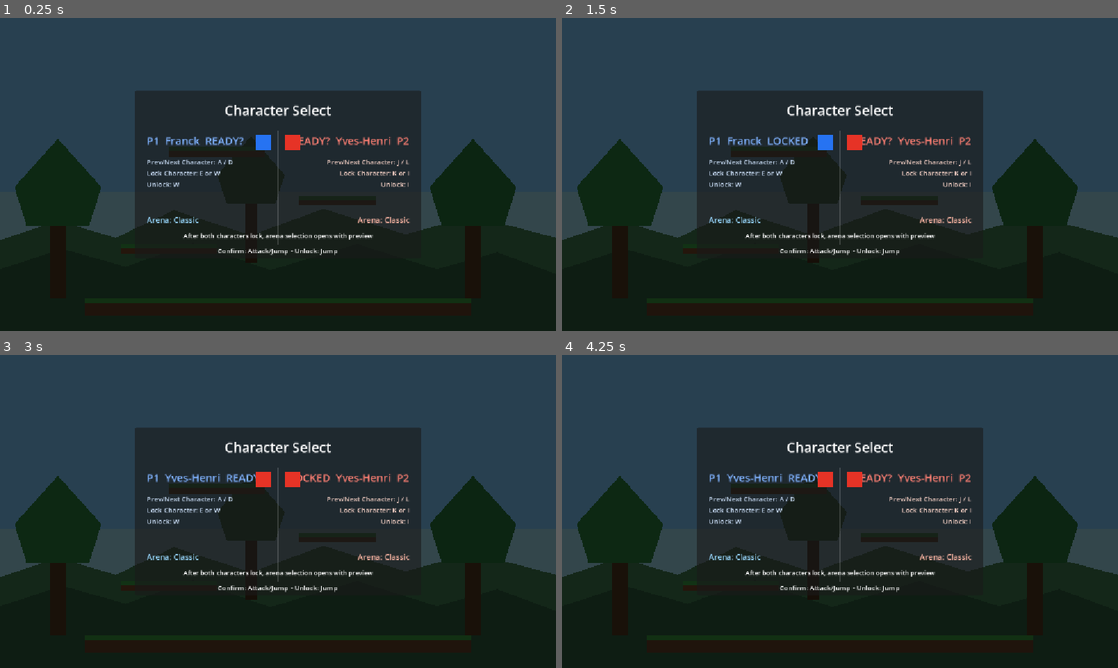
Above: before the commit, frames 1-4 (two rows, left to right).
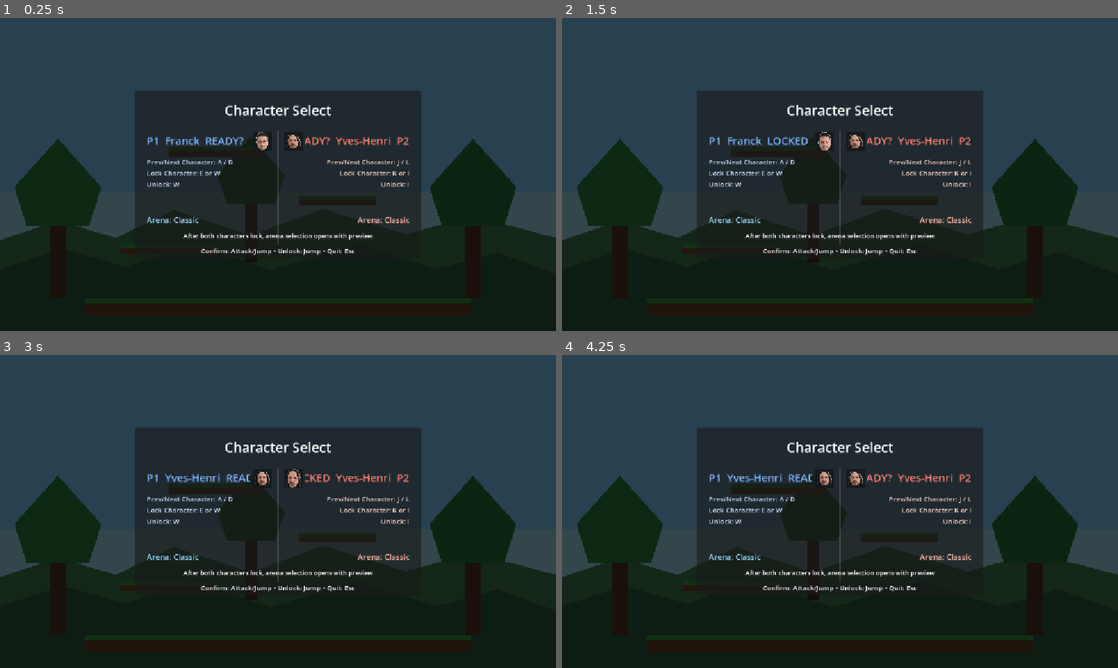
Above: after the commit, the same moments.

Repository: yhovart/smash-hero-rockit
Game: Godot game, scene res://main.tscn
The game is run twice, just before and just after one commit, with the same random seed, the same clock (stepped at 60 frames per second) and the same inputs.
Inputs (mouse positions are in pixels of both pictures, inside the frame that each line leads up to):
- Up to frame 1 (0.25 s): no input
- Up to frame 2 (1.5 s): tap Enter at 0.5 s; move the mouse to (962, 158) at 0.52 s; hold D (p1_right) from 0.53 s (still down); tap E (p1_attack) at 0.6 s; click (962, 158) at 0.67 s; tap W (p1_jump) at 0.77 s; tap Space at 1.25 s; move the mouse to (728, 190) at 1.27 s; tap F (p1_puddle) at 1.35 s
- Up to frame 3 (3 s): tap W (p1_jump) at 1.52 s; tap Enter at 2 s; move the mouse to (333, 442) at 2.02 s; release D (p1_right) at 2.03 s; hold A (p1_left) 2.03-2.78 s; tap Shift (p1_vapor) at 2.1 s; tap Space at 2.75 s; move the mouse to (250, 574) at 2.77 s; hold D (p1_right) from 2.78 s (still down); tap K (p2_attack) at 2.85 s; click (250, 574) at 2.92 s
- Up to frame 4 (4.25 s): keep holding D (p1_right); tap W (p1_jump) at 3.02, 3.77 s; tap Enter at 3.5 s; move the mouse to (1006, 558) at 3.52 s; tap J (p2_left) at 3.6 s; tap Escape (ui_cancel) at 4.15 s

The runs differ from the first frame. In frame 1, 0.5% of the frame differs, in the area x 36-64%, y 36-76%; in frame 2, 0.5%; in frame 3, 0.6%; in frame 4, 0.6%.

Commit message:
Improve main menu selection UX and previews

Diff:
--- a/main.gd
+++ b/main.gd
@@ -31,6 +31,7 @@
 var is_match_over := false
 var round_result_input_delay := 0.0
 var selected_arena_index := 0
+var menu_asset_lookup: Dictionary = {}
 
 @onready var player_1: Node = $Player1
 @onready var player_2: Node = $Player2
@@ -51,6 +52,8 @@
 @onready var p2_choice: Label = $CharacterSelect/MenuPanel/P2Choice
 @onready var p1_swatch: ColorRect = $CharacterSelect/MenuPanel/P1Swatch
 @onready var p2_swatch: ColorRect = $CharacterSelect/MenuPanel/P2Swatch
+@onready var p1_face_preview: TextureRect = $CharacterSelect/MenuPanel/P1Swatch/Face
+@onready var p2_face_preview: TextureRect = $CharacterSelect/MenuPanel/P2Swatch/Face
 @onready var p1_controls: Label = $CharacterSelect/MenuPanel/P1Controls
 @onready var p2_controls: Label = $CharacterSelect/MenuPanel/P2Controls
 @onready var p1_arena_label: Label = $CharacterSelect/MenuPanel/P1Arena
@@ -81,6 +84,7 @@
 		player_1.connect("died", Callable(self, "_on_player_1_died"))
 	if player_2.has_signal("died"):
 		player_2.connect("died", Callable(self, "_on_player_2_died"))
+	_build_menu_asset_lookup()
 	end_screen.visible = false
 	_initialize_character_select()
 	_ensure_remote_fallback_bindings()
@@ -127,6 +131,10 @@
 
 
 func _handle_character_select_input() -> void:
+	if Input.is_action_just_pressed("ui_cancel"):
+		get_tree().quit()
+		return
+
 	if is_arena_select_active:
 		_handle_arena_select_input()
 		return
@@ -357,7 +365,7 @@
 		p1_controls.text = "Prev/Next Arena: A / D\nConfirm Arena: E or W\nBack: Shift"
 		p2_controls.text = "Prev/Next Arena: J / L\nConfirm Arena: K or I\nBack: O"
 		arena_hint.text = "Both players can change the same arena value"
-		menu_hint.text = "Confirm: Attack/Jump • Back: Vapor"
+		menu_hint.text = "Confirm: Attack/Jump • Back: Vapor • Quit: Esc"
 		arena_preview_title.visible = true
 		arena_preview_text.visible = true
 		arena_preview_thumb.visible = true
@@ -365,21 +373,74 @@
 		return
 
 	character_title.text = "Character Select"
-	p1_choice.text = "P1  %s  %s" % [CHARACTER_NAMES[p1_character_index], "LOCKED" if p1_locked else "READY?"]
-	p2_choice.text = "%s  %s  P2" % ["LOCKED" if p2_locked else "READY?", CHARACTER_NAMES[p2_character_index]]
+	var p1_name := _fit_menu_name(CHARACTER_NAMES[p1_character_index], 10)
+	var p2_name := _fit_menu_name(CHARACTER_NAMES[p2_character_index], 10)
+	p1_choice.text = "P1  %s  %s" % [p1_name, "LOCKED" if p1_locked else "READY?"]
+	p2_choice.text = "%s  %s  P2" % ["LOCKED" if p2_locked else "READY?", p2_name]
 	p1_swatch.visible = true
 	p2_swatch.visible = true
-	p1_swatch.color = CHARACTER_COLORS[p1_character_index]
-	p2_swatch.color = CHARACTER_COLORS[p2_character_index]
+	p1_swatch.color = Color(0.08, 0.1, 0.12, 0.95)
+	p2_swatch.color = Color(0.08, 0.1, 0.12, 0.95)
+	p1_face_preview.texture = _get_menu_character_texture(p1_character_index, "attack" if p1_locked else "face")
+	p2_face_preview.texture = _get_menu_character_texture(p2_character_index, "attack" if p2_locked else "face")
+	p1_face_preview.visible = p1_face_preview.texture != null
+	p2_face_preview.visible = p2_face_preview.texture != null
 	p1_arena_label.text = "Arena: %s" % ARENA_NAMES[arena_select_index]
 	p2_arena_label.text = "Arena: %s" % ARENA_NAMES[arena_select_index]
 	p1_controls.text = "Prev/Next Character: A / D\nLock Character: E or W\nUnlock: W"
 	p2_controls.text = "Prev/Next Character: J / L\nLock Character: K or I\nUnlock: I"
 	arena_hint.text = "After both characters lock, arena selection opens with preview"
-	menu_hint.text = "Confirm: Attack/Jump • Unlock: Jump"
+	menu_hint.text = "Confirm: Attack/Jump • Unlock: Jump • Quit: Esc"
 	arena_preview_title.visible = false
 	arena_preview_text.visible = false
 	arena_preview_thumb.visible = false
+
+
+func _build_menu_asset_lookup() -> void:
+	menu_asset_lookup.clear()
+	var dir := DirAccess.open("res://assets")
+	if dir == null:
+		return
+	for file_name in dir.get_files():
+		var ext := file_name.get_extension().to_lower()
+		if ext not in ["png", "jpg", "jpeg", "webp"]:
+			continue
+		var normalized := _normalize_asset_name(file_name.get_basename())
+		menu_asset_lookup[normalized] = "res://assets/%s" % file_name
+
+
+func _get_menu_character_texture(character_index: int, expression: String) -> Texture2D:
+	var prefix := CHARACTER_ASSET_PREFIXES[character_index]
+	for state in [expression, "face"]:
+		var key := _normalize_asset_name("%s_%s" % [prefix, state])
+		var path: String = menu_asset_lookup.get(key, "")
+		if not path.is_empty():
+			var texture := _try_load_menu_texture(path)
+			if texture != null:
+				return texture
+	return null
+
+
+func _try_load_menu_texture(path: String) -> Texture2D:
+	if not FileAccess.file_exists(path):
+		return null
+	var image := Image.new()
+	if image.load(path) != OK:
+		return null
+	var texture := ImageTexture.create_from_image(image)
+	if texture != null:
+		return texture
+	return null
+
+
+func _fit_menu_name(display_name: String, max_len: int) -> String:
+	if display_name.length() <= max_len:
+		return display_name
+	return display_name.substr(0, max_len - 1) + "…"
+
+
+func _normalize_asset_name(asset_name: String) -> String:
+	return asset_name.to_lower().replace("-", "_")
 
 
 func _update_arena_preview_ui() -> void:
--- a/main.tscn
+++ b/main.tscn
@@ -133,22 +133,29 @@
 [node name="P1Choice" type="Label" parent="CharacterSelect/MenuPanel"]
 offset_left = 24.0
 offset_top = 88.0
-offset_right = 282.0
+offset_right = 238.0
 offset_bottom = 126.0
 text = "P1: Azure"
 theme_override_font_sizes/font_size = 22
 theme_override_colors/font_color = Color(0.5, 0.7, 1.0, 1.0)
 horizontal_alignment = 0
+clip_text = true
 
 [node name="P1Swatch" type="ColorRect" parent="CharacterSelect/MenuPanel"]
-offset_left = 250.0
-offset_top = 92.0
-offset_right = 282.0
-offset_bottom = 124.0
-color = Color(0.15, 0.45, 0.95, 1)
+offset_left = 244.0
+offset_top = 86.0
+offset_right = 284.0
+offset_bottom = 126.0
+color = Color(0.08, 0.1, 0.12, 0.95)
+
+[node name="Face" type="TextureRect" parent="CharacterSelect/MenuPanel/P1Swatch"]
+offset_right = 40.0
+offset_bottom = 40.0
+expand_mode = 1
+stretch_mode = 5
 
 [node name="P2Choice" type="Label" parent="CharacterSelect/MenuPanel"]
-offset_left = 310.0
+offset_left = 352.0
 offset_top = 88.0
 offset_right = 568.0
 offset_bottom = 126.0
@@ -156,13 +163,20 @@
 theme_override_font_sizes/font_size = 22
 theme_override_colors/font_color = Color(1.0, 0.5, 0.45, 1.0)
 horizontal_alignment = 2
+clip_text = true
 
 [node name="P2Swatch" type="ColorRect" parent="CharacterSelect/MenuPanel"]
-offset_left = 310.0
-offset_top = 92.0
-offset_right = 342.0
-offset_bottom = 124.0
-color = Color(0.9, 0.2, 0.15, 1)
+offset_left = 308.0
+offset_top = 86.0
+offset_right = 348.0
+offset_bottom = 126.0
+color = Color(0.08, 0.1, 0.12, 0.95)
+
+[node name="Face" type="TextureRect" parent="CharacterSelect/MenuPanel/P2Swatch"]
+offset_right = 40.0
+offset_bottom = 40.0
+expand_mode = 1
+stretch_mode = 5
 
 [node name="Divider" type="ColorRect" parent="CharacterSelect/MenuPanel"]
 offset_left = 294.0
